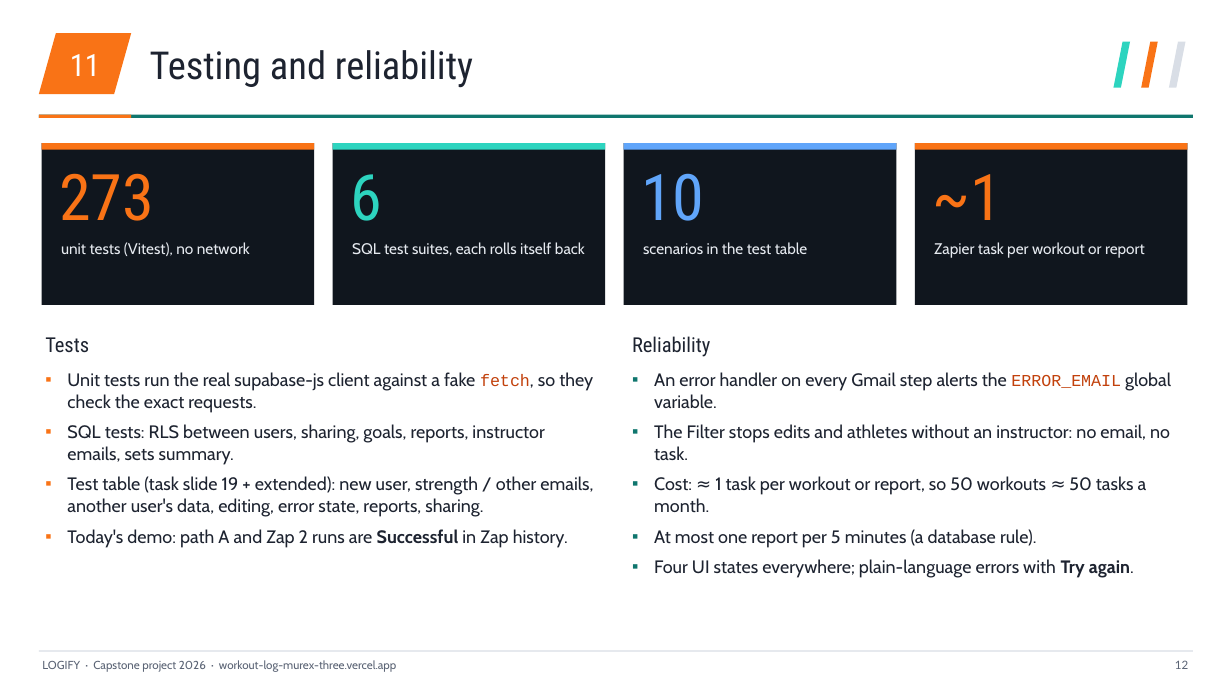
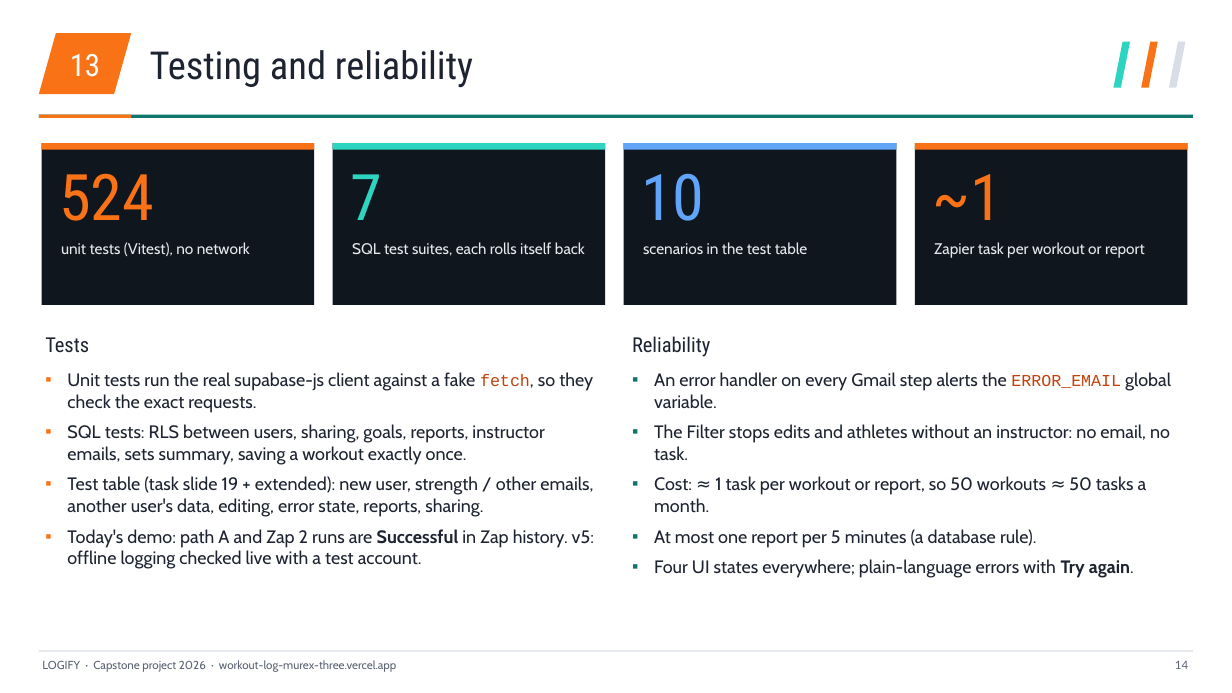
Before and after one commit to mse1987319-png/workout-log, a slide deck: slide 14 of _task/results/Logify_EN.pptx (slide 12 before the commit). Drawn at 1232x693 pixels with LibreOffice and Linux fonts; fonts in the diff are those of the drawing. Boxes give left, top, right and bottom in pixels: in the first picture for what was removed or moved away, otherwise in the second. Text is boxed around its words. In the diff, an @@ line names an element or a change of style, - is before the commit and + after.

```diff
--- a/_task/results/Logify_EN.pptx
+++ b/_task/results/Logify_EN.pptx
@@ text at <box>70,54,100,77</box>: text changed @@
-11
+13
@@ text at <box>59,173,154,221</box>: text changed @@
-273
+524
@@ text at <box>350,174,382,220</box>: text changed @@
-6
+7
@@ text at <box>67,424,544,465</box>: text changed @@
-▪ SQL tests: RLS between users, sharing, goals, reports, instructor emails, sets summary.
+▪ SQL tests: RLS between users, sharing, goals, reports, instructor emails, sets summary, saving a workout exactly once.
@@ text at <box>67,529,594,569</box>: text changed @@
-▪ Today's demo: path A and Zap 2 runs are Successful in Zap history.
+▪ Today's demo: path A and Zap 2 runs are Successful in Zap history. v5: offline logging checked live with a test account.
@@ text at <box>1175,660,1188,669</box>: text changed @@
-12
+14
```
Also in this commit, not shown: 34 other slides changed, 8 slides added, 2 other files.
